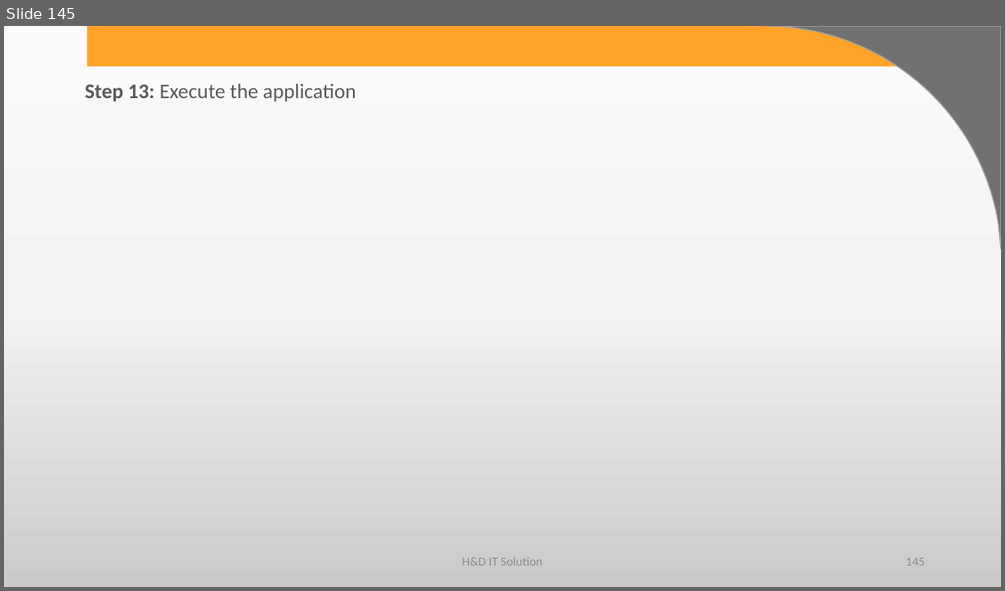
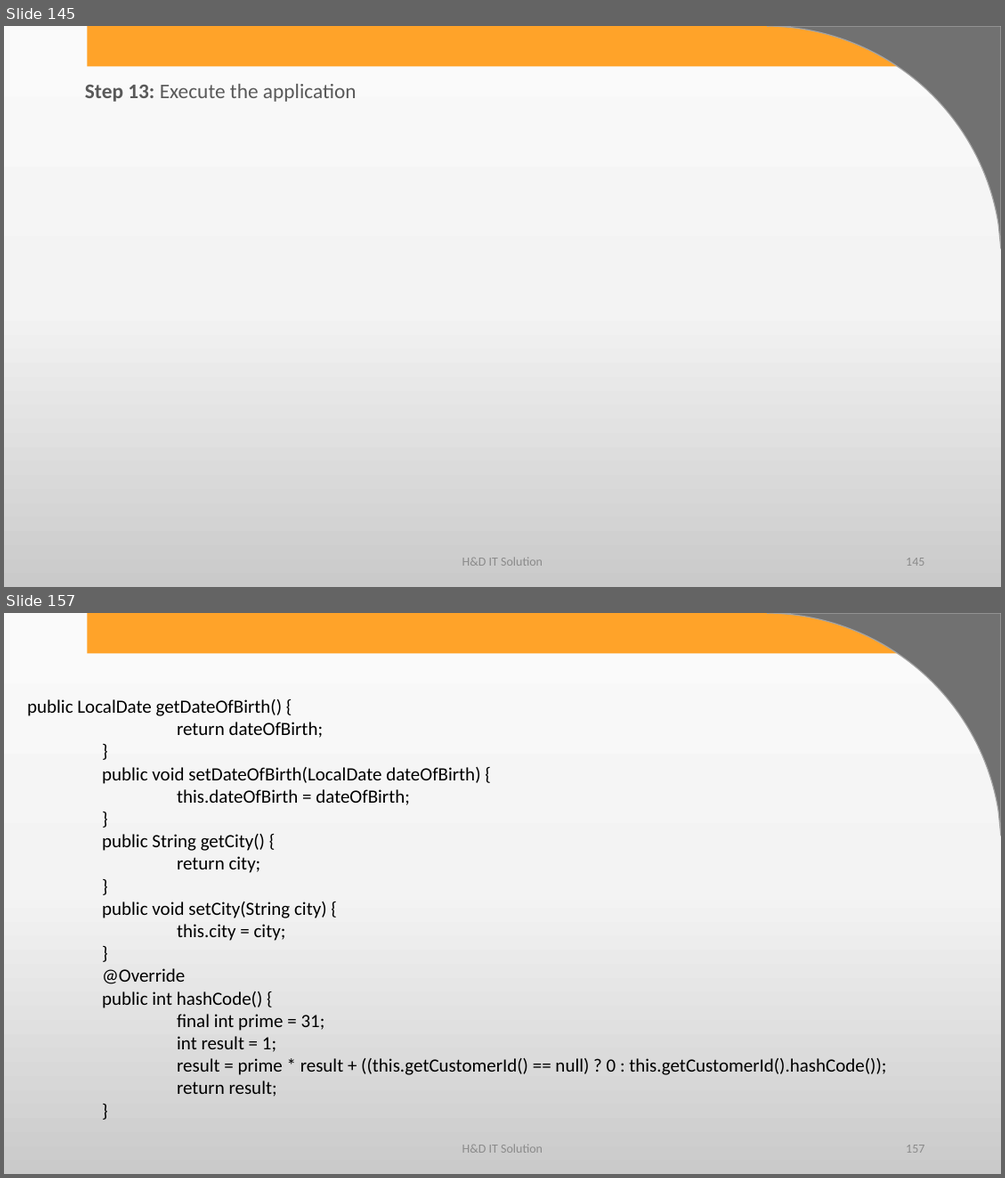
Before and after one commit to harshadasawant/spring_boot1, a slide deck: infinite/src/main/ppt/Persistence Layer using Spring Boot.pptx. Shown one above the other, each under a label of ours: slide 145 before the commit, slides 145 and 157 after it; the slides between them are not shown. The pictures are 1005x591 and 1005x1178 pixels, drawn with LibreOffice and Linux fonts; fonts in the diff are those of the drawing; background and template pictures are left out. Boxes give left, top, right and bottom in pixels: in the first picture for what was removed or moved away, otherwise in the second. Text is boxed around its words. In the diff, an @@ line names an element or a change of style, - is before the commit and + after.

```diff
--- a/infinite/src/main/ppt/Persistence Layer using Spring Boot.pptx
+++ b/infinite/src/main/ppt/Persistence Layer using Spring Boot.pptx
@@ slide 157 added at <box>4,613,1001,1174</box>, background gradient #FBFBFB to #F4F4F4 to #CBCBCB; not listed: 2 template elements that a slide beside it also shows @@
@@ text added at <box>27,699,886,1096</box>, 18 pt, text #000000 @@
+public LocalDate getDateOfBirth() {
+return dateOfBirth;
+}
+public void setDateOfBirth(LocalDate dateOfBirth) {
+this.dateOfBirth = dateOfBirth;
+}
+public String getCity() {
+return city;
+}
+public void setCity(String city) {
+this.city = city;
+}
+@Override
+public int hashCode() {
+final int prime = 31;
+int result = 1;
+result = prime * result + ((this.getCustomerId() == null) ? 0 : this.getCustomerId().hashCode());
+return result;
+}
@@ text added at <box>462,1143,542,1152</box>, 12 pt, text #8C8C8C @@
+H&D IT Solution
@@ page number added at <box>906,1144,924,1152</box>, 12 pt, text #8C8C8C @@
+157
```
Also in this commit, not shown: 35 other slides added, 5 other files.
